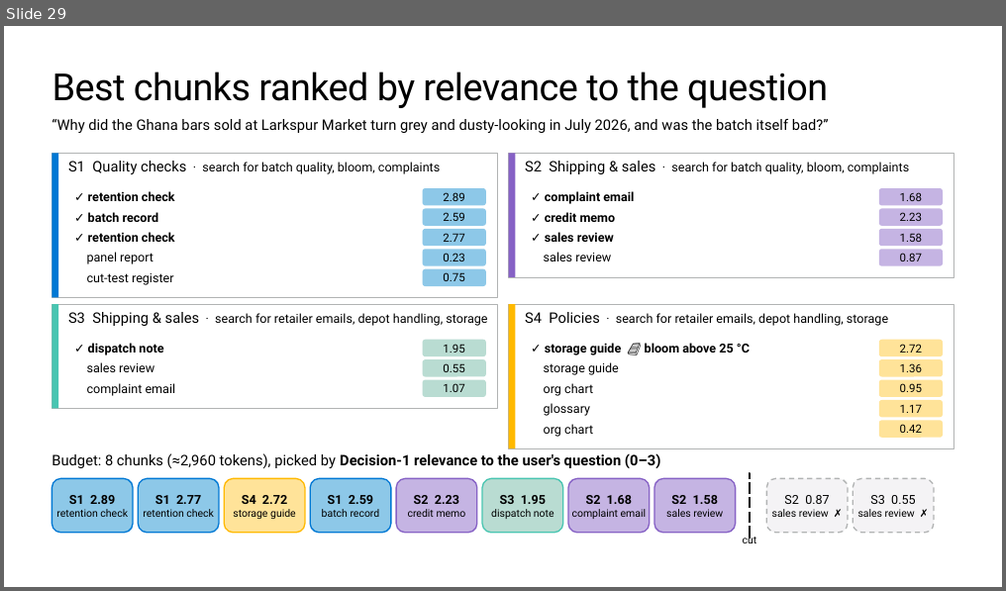
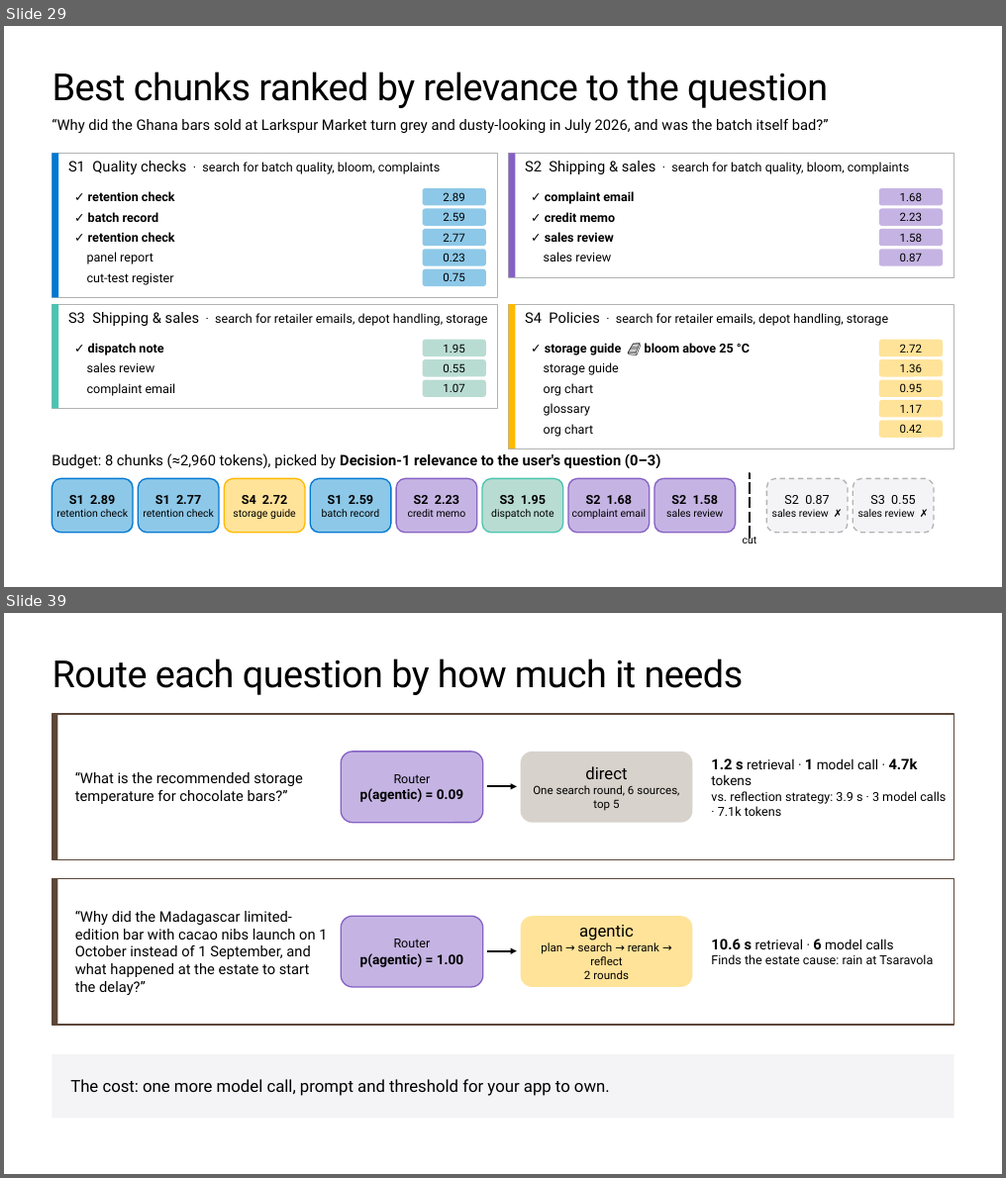
Before and after one commit to microsoft/ignite26-BRK300-building-agentic-retrieval-from-diy-to-foundry-iq, a slide deck: IgniteBRK300-WorkingDeck.pptx. Shown one above the other, each under a label of ours: slide 29 before the commit, slides 29 and 39 after it; the slides between them are not shown. The pictures are 1006x591 and 1006x1178 pixels, drawn with LibreOffice and Linux fonts; fonts in the diff are those of the drawing; background and template pictures are left out. Boxes give left, top, right and bottom in pixels: in the first picture for what was removed or moved away, otherwise in the second. Text is boxed around its words. In the diff, an @@ line names an element or a change of style, - is before the commit and + after.

```diff
--- a/IgniteBRK300-WorkingDeck.pptx
+++ b/IgniteBRK300-WorkingDeck.pptx
@@ slide 39 added at (4,613,1002,1174), background #FFFFFF @@
@@ title added at (53,659,744,695), 36 pt, text #000000 @@
+Route each question by how much it needs
@@ rectangle added at (52,714,954,861), fill #FFFFFF, outline #5C4738 1.5 pt @@
@@ rectangle added at (52,714,57,861), fill #5C4738 @@
@@ rounded rectangle added at (341,752,483,823), fill #C5B4E3, outline #8661C5 1.25 pt, 13 pt, text #000000, bold @@
+Router
+p(agentic) = 0.09
@@ rounded rectangle added at (521,752,693,823), fill #D7D2CB, 11 pt, text #000000 @@
+direct
+One search round, 6 sources, top 5
@@ text added at (711,759,945,816), 12 pt, text #000000 @@
+1.2 s retrieval · 1 model call · 4.7k tokens
+vs. reflection strategy: 3.9 s · 3 model calls · 7.1k tokens
@@ text added at (75,772,302,804), 14 pt, text #000000 @@
+“What is the recommended storage temperature for chocolate bars?”
@@ arrow added from (487, 786) to (517, 786), #000000 2 pt @@
@@ rectangle added at (52,878,954,1025), fill #FFFFFF, outline #5C4738 1.5 pt @@
@@ rectangle added at (52,878,57,1025), fill #5C4738 @@
@@ text added at (75,911,327,995), 14 pt, text #000000 @@
+“Why did the Madagascar limited-edition bar with cacao nibs launch on 1 October instead of 1 September, and what happened at the estate to start the delay?”
@@ rounded rectangle added at (341,916,483,987), fill #C5B4E3, outline #8661C5 1.25 pt, 13 pt, text #000000, bold @@
+Router
+p(agentic) = 1.00
@@ rounded rectangle added at (521,916,693,987), fill #FFE399, 11 pt, text #000000 @@
+agentic
+plan → search → rerank → reflect
+2 rounds
@@ text added at (711,939,933,964), 12 pt, text #000000 @@
+10.6 s retrieval · 6 model calls
+Finds the estate cause: rain at Tsaravola
@@ arrow added from (487, 952) to (517, 952), #000000 2 pt @@
@@ rectangle added at (52,1055,954,1118), fill #F4F3F5, 16 pt, text #000000 @@
+The cost: one more model call, prompt and threshold for your app to own.
```
Also in this commit, not shown: 9 other slides added, 10 slides removed, 1 other file.
